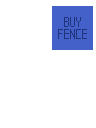
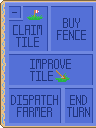
Revision of a layered w=96, h=128 image; what changed, layer by layer:
showed "Button" over [9, 6, 21, 18]
showed "Button copy" over [9, 6, 48, 51]
showed "Button copy #2" over [51, 6, 93, 51]
showed "Button copy #3" over [9, 54, 93, 85]
added layer "ENDTURN" above "Button copy #1" over [65, 88, 93, 123]
showed "Button copy #1", painted on it over [9, 88, 93, 123]
showed "Top", painted on it over [0, 0, 96, 128]
